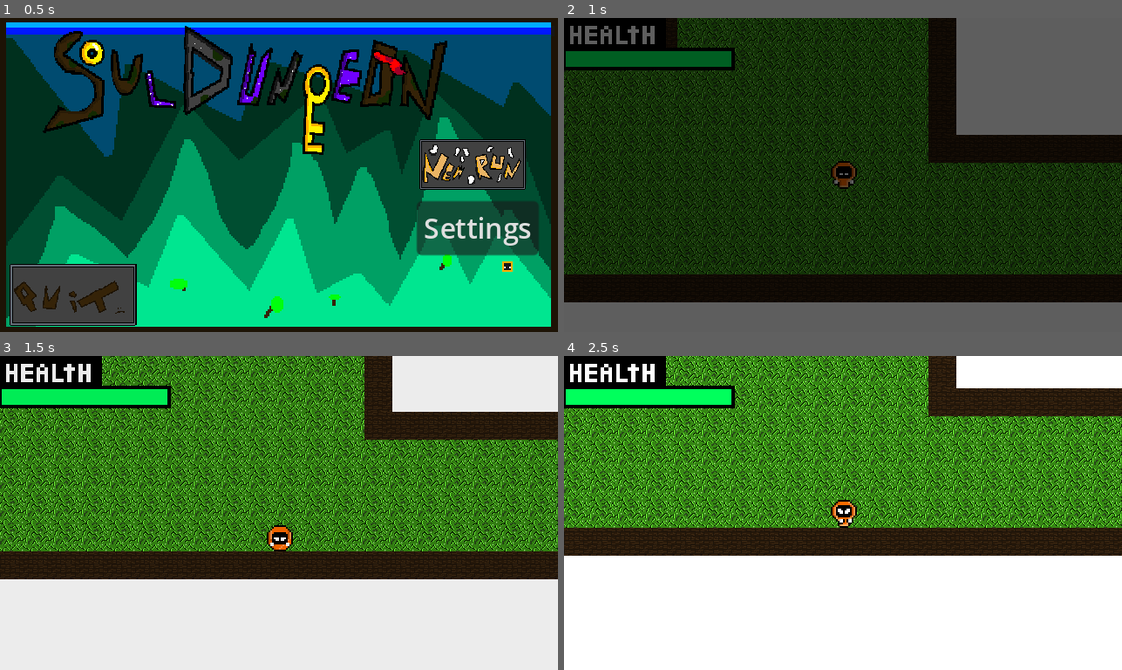
Above: before the commit, frames 1-4 (two rows, left to right).
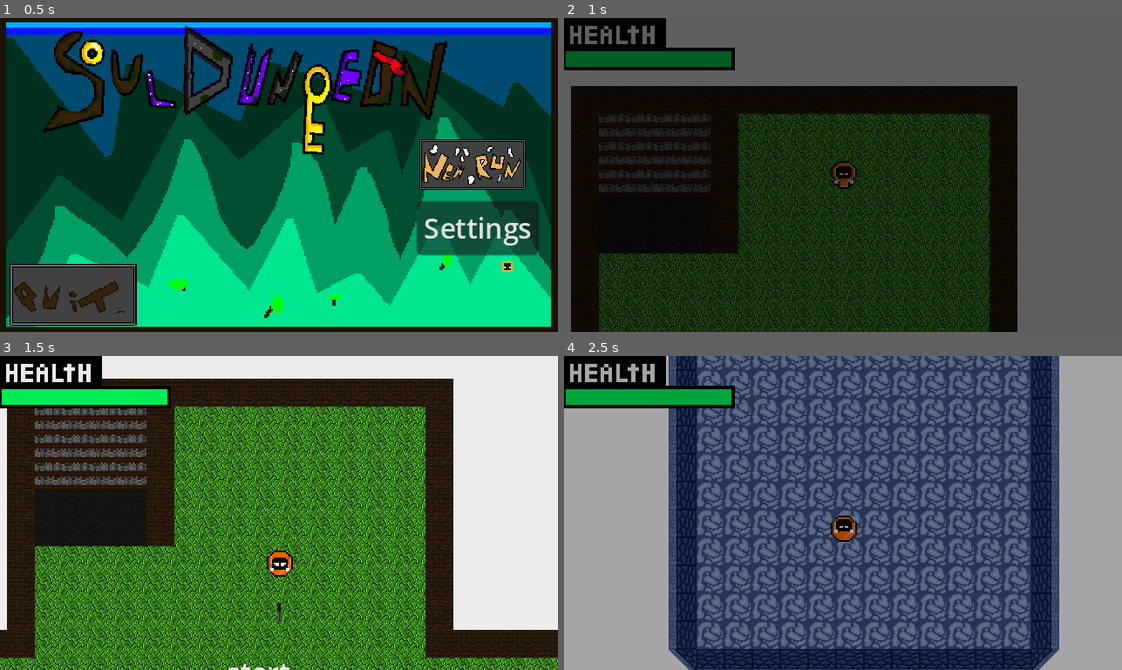
Above: after the commit, the same moments.

Repository: Endobear/Soul-Dungeon
Game: Godot game, scene res://Cenas/menuinicial.tscn
Same seed, same stepped clock (60 frames per second), same inputs: the game is played once before the commit and once after it.
Inputs (mouse positions are in pixels of both pictures, inside the frame that each line leads up to):
- Up to frame 1 (0.5 s): no input
- Up to frame 2 (1 s): click (1038, 165) at 0.5 s
- Up to frame 3 (1.5 s): tap Enter (ui_accept) at 1.25 s; move the mouse to (401, 497) at 1.27 s; hold Up (mover_cima) from 1.28 s (still down); click (401, 497) at 1.35 s
- Up to frame 4 (2.5 s): tap Enter (ui_accept) at 1.52, 2.27 s; move the mouse to (731, 528) at 2.02 s; release Up (mover_cima) at 2.03 s; hold Down (mover_baixo) from 2.03 s (still down); right-click (731, 528) at 2.1 s

Frame 1 is identical in both runs. In frame 2, 64% of the frame differs, in the area x 0-100%, y 0-100%; in frame 3, 76%; in frame 4, 98%.

Commit message:
whoa

Diff:
--- a/Cenas/jogador.tscn
+++ b/Cenas/jogador.tscn
@@ -1308,6 +1308,30 @@
 "update": 0,
 "values": [Color(1, 1, 1, 0)]
 }
+tracks/6/type = "value"
+tracks/6/imported = false
+tracks/6/enabled = true
+tracks/6/path = NodePath("Control/Button2:disabled")
+tracks/6/interp = 1
+tracks/6/loop_wrap = true
+tracks/6/keys = {
+"times": PackedFloat32Array(0),
+"transitions": PackedFloat32Array(1),
+"update": 1,
+"values": [false]
+}
+tracks/7/type = "value"
+tracks/7/imported = false
+tracks/7/enabled = true
+tracks/7/path = NodePath("CanvasLayer/TextureRect:modulate")
+tracks/7/interp = 1
+tracks/7/loop_wrap = true
+tracks/7/keys = {
+"times": PackedFloat32Array(0),
+"transitions": PackedFloat32Array(1),
+"update": 0,
+"values": [Color(1, 1, 1, 1)]
+}
 
 [sub_resource type="Animation" id="Animation_4nxk4"]
 resource_name = "animMorte"
@@ -1384,6 +1408,30 @@
 "update": 0,
 "values": [Color(1, 1, 1, 0), Color(1, 1, 1, 1)]
 }
+tracks/6/type = "value"
+tracks/6/imported = false
+tracks/6/enabled = true
+tracks/6/path = NodePath("Control/Button2:disabled")
+tracks/6/interp = 1
+tracks/6/loop_wrap = true
+tracks/6/keys = {
+"times": PackedFloat32Array(2),
+"transitions": PackedFloat32Array(1),
+"update": 1,
+"values": [false]
+}
+tracks/7/type = "value"
+tracks/7/imported = false
+tracks/7/enabled = true
+tracks/7/path = NodePath("CanvasLayer/TextureRect:modulate")
+tracks/7/interp = 1
+tracks/7/loop_wrap = true
+tracks/7/keys = {
+"times": PackedFloat32Array(0, 3),
+"transitions": PackedFloat32Array(1, 1),
+"update": 0,
+"values": [Color(1, 1, 1, 1), Color(1, 1, 1, 0)]
+}
 
 [sub_resource type="AnimationLibrary" id="AnimationLibrary_lk4dj"]
 _data = {
@@ -1402,6 +1450,7 @@
 script = ExtResource("1_4oun1")
 
 [node name="Sprite2D" type="AnimatedSprite2D" parent="."]
+light_mask = 5
 z_index = 2
 sprite_frames = SubResource("SpriteFrames_yt3j6")
 animation = &"ataqueleveesquerda"
@@ -1419,7 +1468,7 @@
 
 [node name="Camera2D" type="Camera2D" parent="."]
 position_smoothing_enabled = true
-position_smoothing_speed = 10.0
+position_smoothing_speed = 5.6
 
 [node name="AnimationPlayer" type="AnimationPlayer" parent="Camera2D"]
 libraries = {
@@ -1427,6 +1476,7 @@
 }
 
 [node name="CanvasLayer" type="CanvasLayer" parent="Camera2D"]
+layer = 0
 
 [node name="TextureRect" type="TextureRect" parent="Camera2D/CanvasLayer"]
 offset_left = -1.0
@@ -1448,23 +1498,26 @@
 [node name="Control" type="Control" parent="Camera2D"]
 visible = false
 z_index = 1
+z_as_relative = false
 layout_mode = 3
 anchors_preset = 0
-offset_left = 8.0
-offset_top = -3.0
-offset_right = 48.0
-offset_bottom = 37.0
+offset_top = 8.0
+offset_right = 40.0
+offset_bottom = 48.0
 scale = Vector2(0.895664, 0.879267)
+mouse_filter = 1
 
 [node name="ColorRect" type="ColorRect" parent="Camera2D/Control"]
 layout_mode = 0
-offset_left = -188.0
-offset_top = -100.0
-offset_right = 178.0
-offset_bottom = 107.0
+offset_left = -180.871
+offset_top = -114.868
+offset_right = 185.129
+offset_bottom = 92.1316
+mouse_filter = 2
 color = Color(0, 0, 0, 0)
 
 [node name="Text_Morte" type="Label" parent="Camera2D/Control"]
+unique_name_in_owner = true
 layout_mode = 0
 offset_left = -138.0
 offset_top = -69.0
@@ -1475,17 +1528,28 @@
 
 [node name="Button" type="Button" parent="Camera2D/Control"]
 modulate = Color(1, 1, 1, 0)
-layout_mode = 0
 offset_left = -155.0
 offset_top = 58.0
 offset_right = -72.0
 offset_bottom = 89.0
 disabled = true
+action_mode = 0
 text = "Nova Run"
+
+[node name="Label" type="Label" parent="Camera2D/Control/Button"]
+modulate = Color(0.6, 0.27451, 0, 1)
+layout_mode = 0
+offset_left = -8.00758
+offset_top = -101.218
+offset_right = 488.992
+offset_bottom = -26.2178
+scale = Vector2(0.680725, 0.655372)
+text = "lembre-se, quando tudo parecer perdido, não parece, realmente
+está 👍
+"
 
 [node name="Button2" type="Button" parent="Camera2D/Control"]
 modulate = Color(1, 1, 1, 0)
-layout_mode = 0
 offset_left = 43.0
 offset_top = 58.0
 offset_right = 142.0
--- a/Códigos/jogador.gd
+++ b/Códigos/jogador.gd
@@ -1,7 +1,7 @@
 class_name Player
 extends CharacterBody2D
 
-@onready var text_morte = $Camera2D/Control/Text_Morte
+@onready var text_morte = %Text_Morte
 var vida = 15
 var vidaMax = 15
 
@@ -236,15 +236,17 @@
 			sprite_2d.play("died")
 			match RandomNumberGenerator.new().randi_range(1,5):
 				1:
-					text_morte.text = "kakakakaka lixo"
+					text_morte.text = "esqueci de esquecer que eu esqueci"
 				2:
-					text_morte.text = "novo atacante do vasco contratado!"
+					text_morte.text = "你真的翻譯了嗎？  真是浪費時間！"
 				3:
-					text_morte.text = "OMG EU MORRI JOGO RUIM!!1!!1111"
+					text_morte.text = "batatas?"
 				4:
-					text_morte.text = "Você faleceu????????"
+					text_morte.text = "
+					"
 				5:
 					text_morte.text = "ai, ki dor"
+			sprite_2d.reparent(text_morte.owner)
 			animation_player.play("animMorte")
 		elif is_dashing:
 			sprite_2d.play("dash" + direcao)
@@ -278,8 +280,7 @@
 
 
 func _on_button_button_down():
-	get_tree().reload_current_scene()
-
+	get_tree().change_scene_to_file("res://OOGABOOGA.tscn")
 
 func _on_button_2_button_down():
 	get_tree().change_scene_to_file("res://Cenas/menuinicial.tscn")
--- a/OOGABOOGA.tscn
+++ b/OOGABOOGA.tscn
@@ -1,9 +1,10 @@
-[gd_scene load_steps=5 format=3 uid="uid://dgfjvog1w2urk"]
+[gd_scene load_steps=6 format=3 uid="uid://cmcph7i7eakuc"]
 
-[ext_resource type="TileSet" uid="uid://dwxwlvgn103g3" path="res://uga2.tres" id="1_qdjdr"]
+[ext_resource type="TileSet" uid="uid://d1kcm7mmmvuy3" path="res://uga2.tres" id="1_qdjdr"]
 [ext_resource type="Script" path="res://Cenas/nivel.gd" id="1_swkuo"]
 [ext_resource type="PackedScene" uid="uid://ogjebt3wfacr" path="res://Cenas/jogador.tscn" id="2_qhh1h"]
 [ext_resource type="AudioStream" uid="uid://b4vgl1x4wqxby" path="res://musicas/WhatsApp-Audio-2024-06-08-at-08.18.33.mp3" id="4_rikn2"]
+[ext_resource type="PackedScene" uid="uid://c7gsdtlprvckl" path="res://portal.tscn" id="5_fhxkp"]
 
 [node name="Node2D" type="Node2D"]
 script = ExtResource("1_swkuo")
@@ -16,8 +17,18 @@
 layer_0/tile_data = PackedInt32Array(196603, 327680, 0, 131067, 327680, 0, 65531, 327680, 0, -5, 327680, 0, -65541, 327 …(6628 unchanged characters)…
 
 [node name="jogador" parent="." instance=ExtResource("2_qhh1h")]
-position = Vector2(111, 71)
+position = Vector2(76, -45)
 
 [node name="AudioStreamPlayer2D" type="AudioStreamPlayer2D" parent="."]
 stream = ExtResource("4_rikn2")
 autoplay = true
+
+[node name="StaticBody2D" parent="." instance=ExtResource("5_fhxkp")]
+position = Vector2(65, 100)
+
+[node name="Label" type="Label" parent="."]
+offset_left = 29.0
+offset_top = 61.0
+offset_right = 106.0
+offset_bottom = 84.0
+text = "    start"
--- /dev/null
+++ b/asas.gd
@@ -0,0 +1,19 @@
+extends Area2D
+@onready var animated_sprite_2d = $AnimatedSprite2D
+
+
+# Called when the node enters the scene tree for the first time.
+func _ready():
+	animated_sprite_2d.play("novanimaçao")
+
+# Called every frame. 'delta' is the elapsed time since the previous frame.
+func _process(delta):
+	pass
+
+
+
+
+
+
+func _on_area_entered(area):
+	get_tree().change_scene_to_file("res://Cenas/TesteBatalha.tscn")
--- /dev/null
+++ b/portal.tscn
@@ -0,0 +1,56 @@
+[gd_scene load_steps=7 format=3 uid="uid://c7gsdtlprvckl"]
+
+[ext_resource type="Script" path="res://asas.gd" id="1_5lbmm"]
+[ext_resource type="Texture2D" uid="uid://cs65h7ptjyici" path="res://MYBHJF CKHVS EG.png" id="2_3y5a6"]
+
+[sub_resource type="AtlasTexture" id="AtlasTexture_x7i62"]
+atlas = ExtResource("2_3y5a6")
+region = Rect2(0, 0, 32, 32)
+
+[sub_resource type="AtlasTexture" id="AtlasTexture_uwtn5"]
+atlas = ExtResource("2_3y5a6")
+region = Rect2(0, 32, 32, 32)
+
+[sub_resource type="SpriteFrames" id="SpriteFrames_pqy4n"]
+animations = [{
+"frames": [{
+"duration": 1.0,
+"texture": SubResource("AtlasTexture_x7i62")
+}, {
+"duration": 1.0,
+"texture": SubResource("AtlasTexture_uwtn5")
+}],
+"loop": true,
+"name": &"default",
+"speed": 10.0
+}, {
+"frames": [{
+"duration": 1.0,
+"texture": SubResource("AtlasTexture_x7i62")
+}, {
+"duration": 1.0,
+"texture": SubResource("AtlasTexture_uwtn5")
+}],
+"loop": true,
+"name": &"novanimaçao",
+"speed": 10.0
+}]
+
+[sub_resource type="CapsuleShape2D" id="CapsuleShape2D_rqne2"]
+radius = 16.0
+height = 36.0
+
+[node name="StaticBody2D" type="Area2D"]
+collision_layer = 0
+collision_mask = 2
+script = ExtResource("1_5lbmm")
+
+[node name="AnimatedSprite2D" type="AnimatedSprite2D" parent="."]
+sprite_frames = SubResource("SpriteFrames_pqy4n")
+animation = &"novanimaçao"
+frame_progress = 0.89379
+
+[node name="Area2D" type="CollisionShape2D" parent="."]
+shape = SubResource("CapsuleShape2D_rqne2")
+
+[connection signal="area_entered" from="." to="." method="_on_area_entered"]
Binary file added: Cenas/New Piskel.gif
Binary file added: MYBHJF CKHVS EG.png
Not shown, added: MYBHJF CKHVS EG.png.import
Binary file added: New Piskel.gif
Binary file added: Sprites/aiiiaiiia.gif
Binary file added: aiiiaiiia.gif
